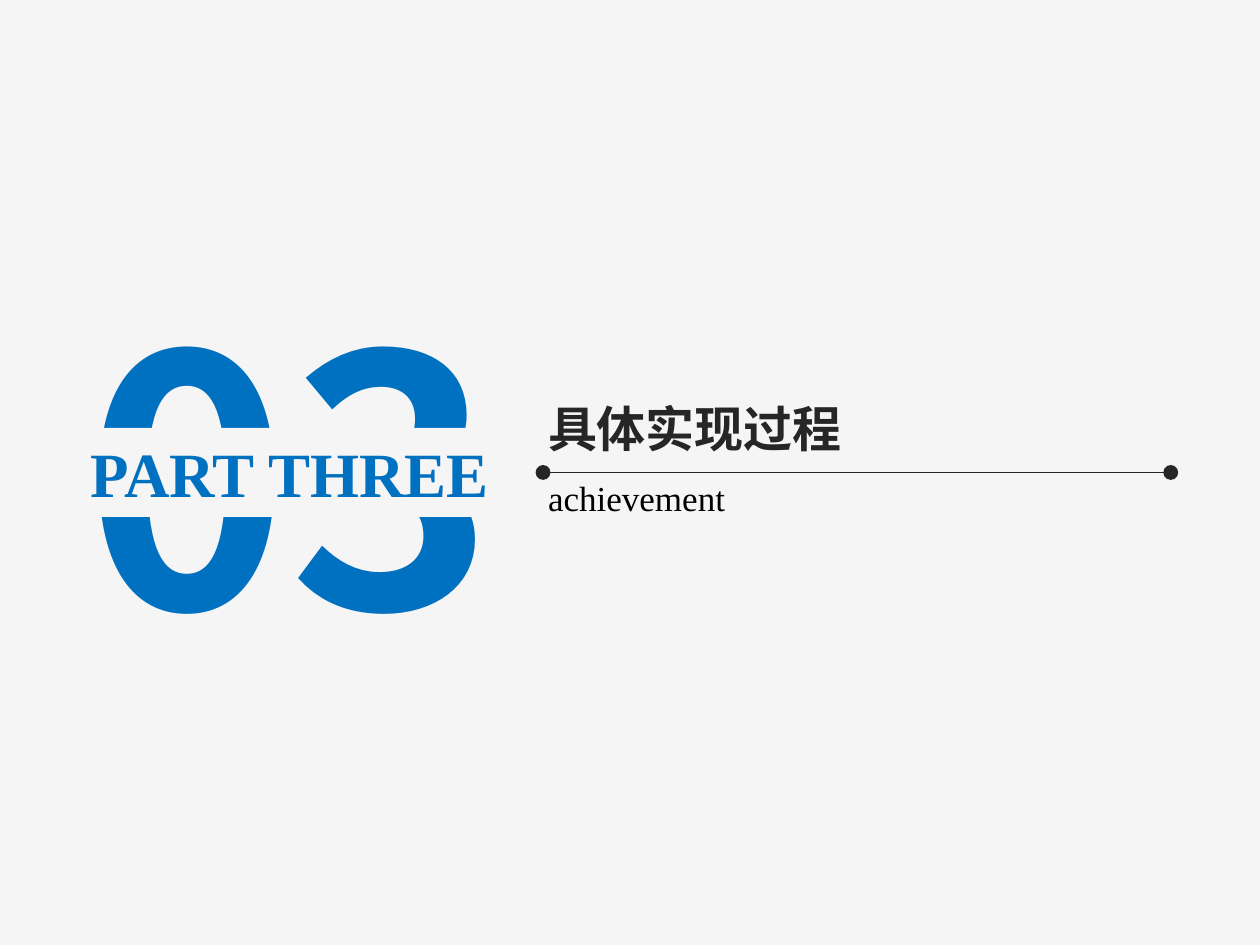
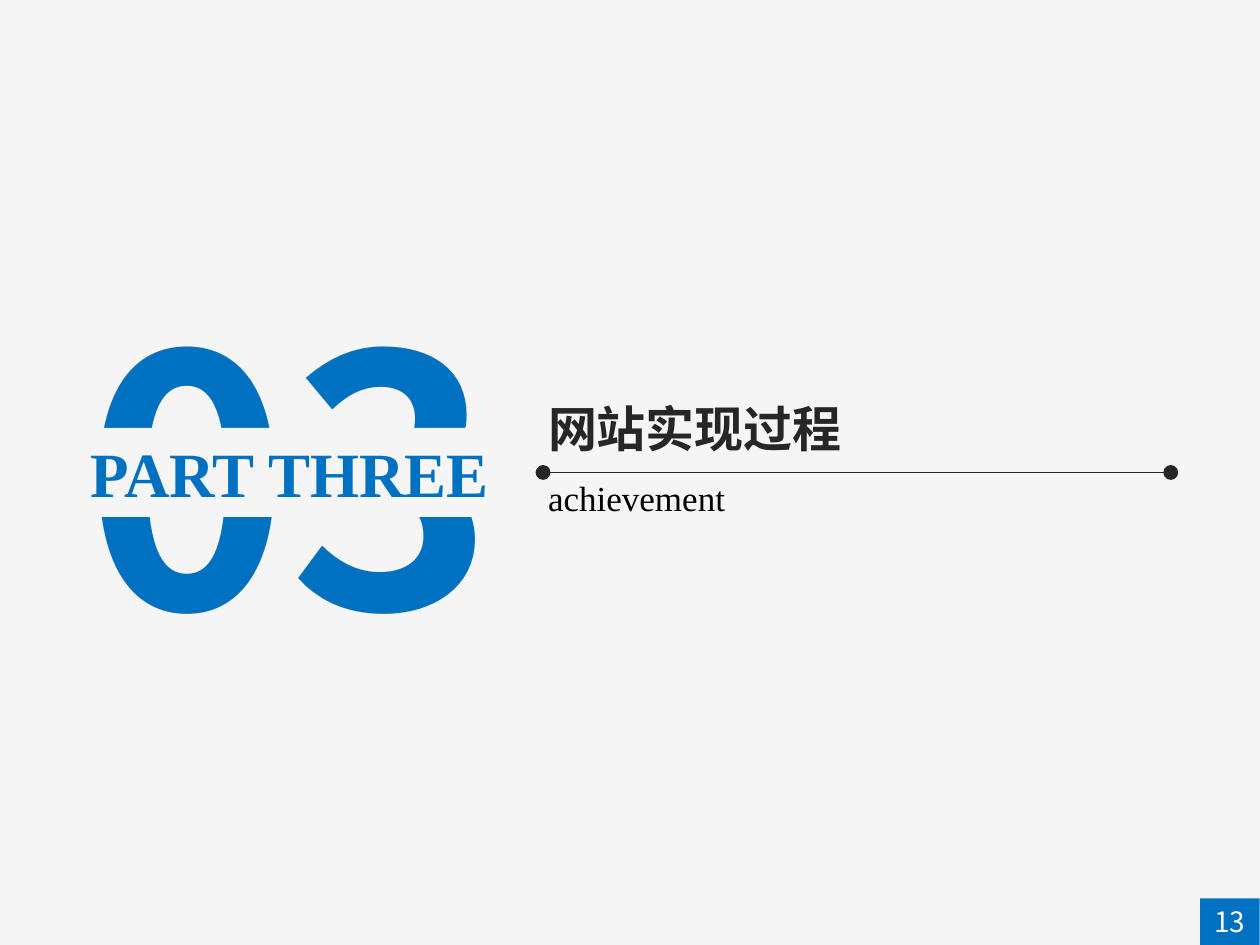
Before and after one commit to lijianhui1997/about_graduate, a slide deck: slide 13 of 答辩/李建辉-答辩.pptx (slide 12 before the commit). Drawn at 1260x945 pixels with LibreOffice and Linux fonts; fonts in the diff are those of the drawing. Boxes give left, top, right and bottom in pixels: in the first picture for what was removed or moved away, otherwise in the second. Text is boxed around its words. In the diff, an @@ line names an element or a change of style, - is before the commit and + after.

```diff
--- a/答辩/李建辉-答辩.pptx
+++ b/答辩/李建辉-答辩.pptx
@@ text at [548, 405, 842, 452]: text changed @@
-具体实现过程
+网站实现过程
@@ rectangle added at [1201, 898, 1260, 945], fill #0070C0 @@
@@ text added at [1214, 911, 1245, 933], 16 pt, text #FFFFFF @@
+13
```
Also in this commit, not shown: 16 other slides changed, 2 slides added, 6 slides removed, 5 other files.
